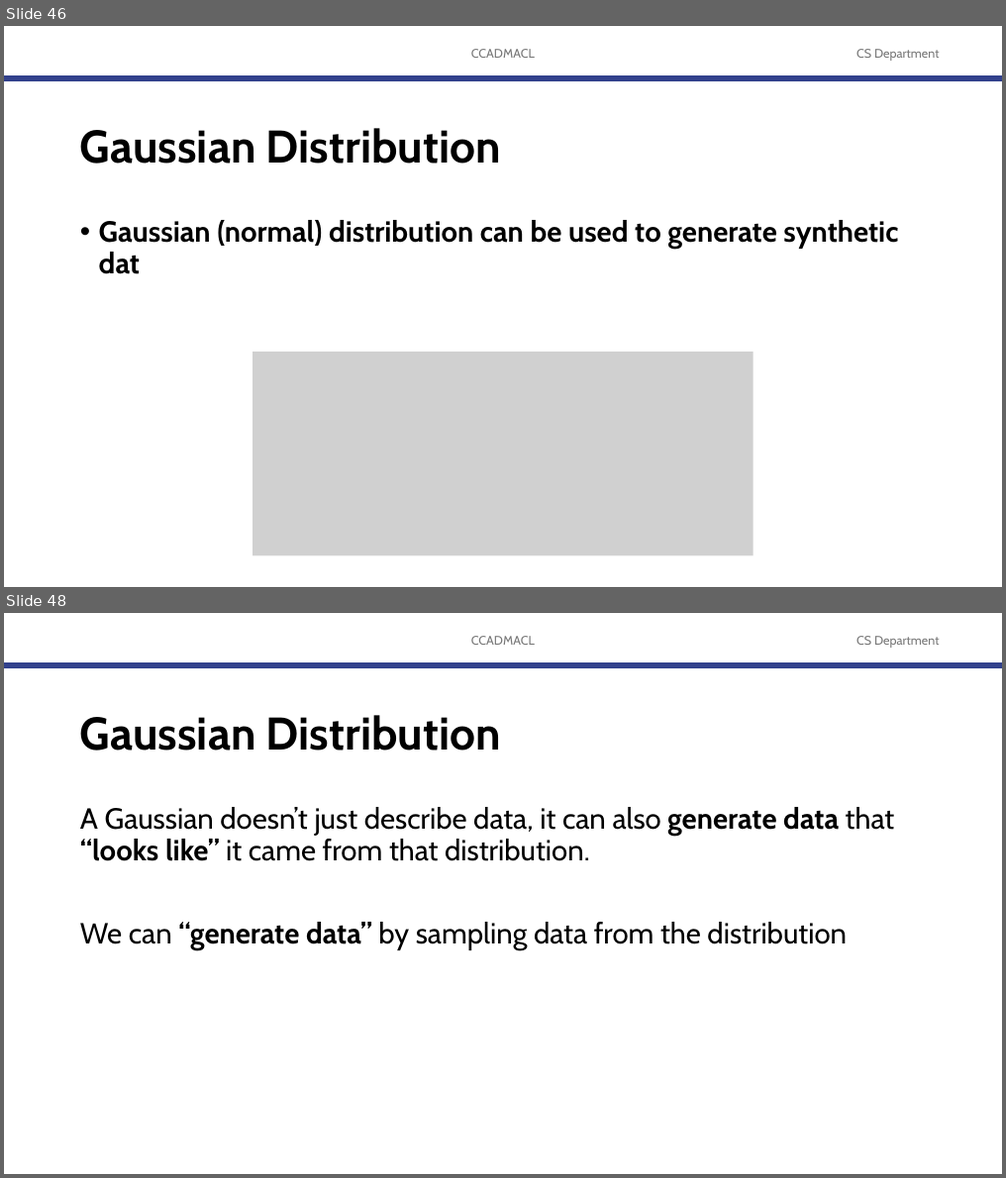
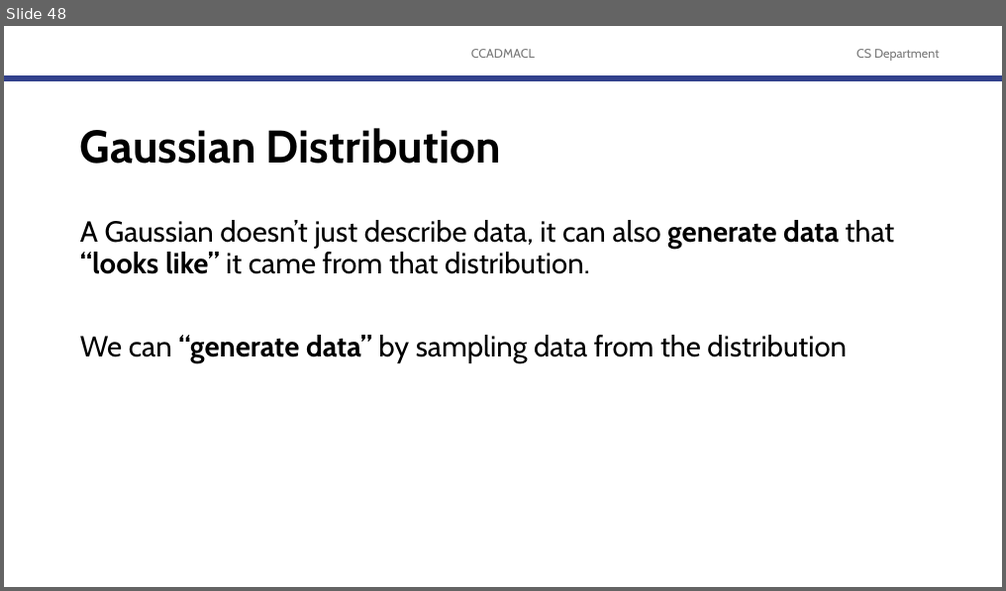
Before and after one commit to robitussin/CCADMACL, a slide deck: 8 - Gaussian Mixture Models/Introduction to Gaussian Mixture Models.pptx. Shown one above the other, each under a label of ours: slides 46 and 48 before the commit, slide 48 after it; the slides between them are not shown. The pictures are 1006x1178 and 1006x591 pixels, drawn with LibreOffice and Linux fonts; fonts in the diff are those of the drawing; grey boxes stand for pictures; background and template pictures are left out. Boxes give left, top, right and bottom in pixels: in the first picture for what was removed or moved away, otherwise in the second. Text is boxed around its words. In the diff, an @@ line names an element or a change of style, - is before the commit and + after.

```diff
--- a/8 - Gaussian Mixture Models/Introduction to Gaussian Mixture Models.pptx
+++ b/8 - Gaussian Mixture Models/Introduction to Gaussian Mixture Models.pptx
@@ slide 46 removed at (4, 26, 1002, 587), background #FFFFFF; not listed: 3 template elements that a slide beside it also shows @@
@@ title removed at (80, 128, 501, 164) @@
-Gaussian Distribution
@@ text removed at (99, 220, 898, 274) @@
-• Gaussian (normal) distribution can be used to generate synthetic dat
@@ picture removed at (252, 352, 753, 556) @@
```
Also in this commit, not shown: 6 slides changed, 14 slides added, 1 other slide removed.
